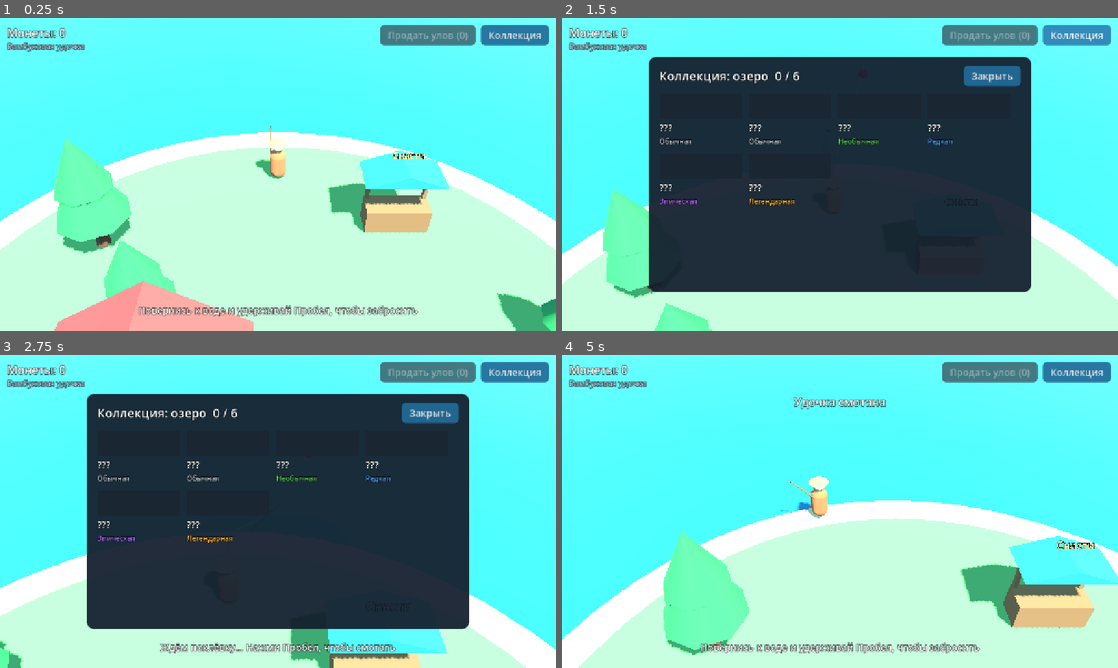
Above: before the commit, frames 1-4 (two rows, left to right).
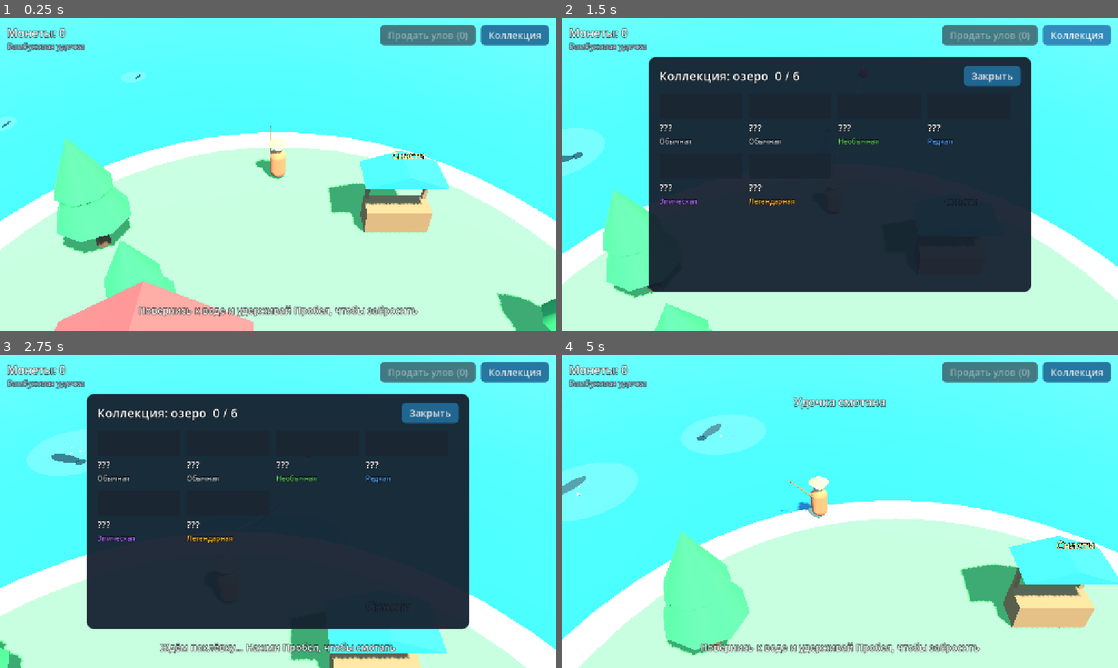
Above: after the commit, the same moments.

Repository: s-cryptor/fishing
Game: Godot game, scene res://scenes/main.tscn
Two runs of this game, one before a commit and one after it. Both use one fixed random seed, a clock stepped at 60 frames per second and the inputs below.
Inputs (mouse positions are in pixels of both pictures, inside the frame that each line leads up to):
- Up to frame 1 (0.25 s): no input
- Up to frame 2 (1.5 s): move the mouse to (962, 158) at 0.52 s; hold D (move_right) 0.53-1.25 s; hold Space (fish_action) 0.53-1.25 s; click (962, 158) at 0.67 s; click "Коллекция" at 1.25 s
- Up to frame 3 (2.75 s): move the mouse to (166, 527) at 2.02 s; hold S (move_back) from 2.03 s (still down); tap E (interact) at 2.1 s
- Up to frame 4 (5 s): move the mouse to (895, 442) at 2.77 s; release S (move_back) at 2.78 s; hold D (move_right) 2.78-3.53 s; hold C (toggle_collection) 2.78-3.53 s; move the mouse to (812, 574) at 3.52 s; hold W (move_forward) 3.53-4.28 s; tap Space (fish_action) at 3.6 s; click (812, 574) at 3.67 s; move the mouse to (1006, 558) at 4.27 s; hold A (move_left) from 4.28 s (still down); hold E (interact) from 4.28 s (still down)

The runs differ from the first frame. In frame 1, 0.2% of the frame differs, in the area x 0-27%, y 17-37%; in frame 2, 0.9%; in frame 3, 1.3%; in frame 4, 3.5%, in the area x 0-37%, y 18-54%.

Commit message:
Рыбные места: пузыри и тень рыбы, бонус к клёву и удаче
- FishingSpot: заброс в место вдвое ускоряет поклёвку и даёт +1 к удаче
- После улова или через 40–75 с место переезжает в другую точку озера
- Бонусы применяются к копии снастей — общий ресурс не меняется
- Тест: удача повышает долю редких рыб

Co-Authored-By: Claude Opus 5.5 <noreply@anthropic.com>

Diff:
--- /dev/null
+++ b/scenes/fishing_spot.tscn
@@ -0,0 +1,70 @@
+[gd_scene format=3]
+
+[ext_resource type="Script" path="res://scripts/world/fishing_spot.gd" id="1_spot"]
+
+[sub_resource type="StandardMaterial3D" id="ring_mat"]
+transparency = 1
+shading_mode = 0
+albedo_color = Color(0.85, 0.95, 1, 0.25)
+
+[sub_resource type="CylinderMesh" id="ring_mesh"]
+material = SubResource("ring_mat")
+top_radius = 2.5
+bottom_radius = 2.5
+height = 0.01
+radial_segments = 32
+
+[sub_resource type="StandardMaterial3D" id="shadow_mat"]
+transparency = 1
+shading_mode = 0
+albedo_color = Color(0.03, 0.12, 0.2, 0.55)
+
+[sub_resource type="SphereMesh" id="shadow_mesh"]
+material = SubResource("shadow_mat")
+radius = 0.5
+height = 0.04
+
+[sub_resource type="StandardMaterial3D" id="bubble_mat"]
+albedo_color = Color(0.95, 0.98, 1, 1)
+roughness = 0.1
+
+[sub_resource type="SphereMesh" id="bubble_mesh"]
+material = SubResource("bubble_mat")
+radius = 0.09
+height = 0.18
+radial_segments = 8
+rings = 4
+
+[node name="FishingSpot" type="Node3D"]
+script = ExtResource("1_spot")
+
+[node name="Ring" type="MeshInstance3D" parent="."]
+mesh = SubResource("ring_mesh")
+
+[node name="Shadow" type="Node3D" parent="."]
+
+[node name="Body" type="MeshInstance3D" parent="Shadow"]
+transform = Transform3D(0.7, 0, 0, 0, 1, 0, 0, 0, 1.8, 0, 0.01, 0)
+mesh = SubResource("shadow_mesh")
+
+[node name="Tail" type="MeshInstance3D" parent="Shadow"]
+transform = Transform3D(0.6, 0, 0, 0, 1, 0, 0, 0, 0.5, 0, 0.01, -1.05)
+mesh = SubResource("shadow_mesh")
+
+[node name="Bubbles" type="Node3D" parent="."]
+
+[node name="Bubble1" type="MeshInstance3D" parent="Bubbles"]
+transform = Transform3D(1, 0, 0, 0, 1, 0, 0, 0, 1, 0.3, 0, 0.2)
+mesh = SubResource("bubble_mesh")
+
+[node name="Bubble2" type="MeshInstance3D" parent="Bubbles"]
+transform = Transform3D(1, 0, 0, 0, 1, 0, 0, 0, 1, -0.25, 0, -0.1)
+mesh = SubResource("bubble_mesh")
+
+[node name="Bubble3" type="MeshInstance3D" parent="Bubbles"]
+transform = Transform3D(1, 0, 0, 0, 1, 0, 0, 0, 1, 0.05, 0, -0.4)
+mesh = SubResource("bubble_mesh")
+
+[node name="Bubble4" type="MeshInstance3D" parent="Bubbles"]
+transform = Transform3D(1, 0, 0, 0, 1, 0, 0, 0, 1, -0.1, 0, 0.45)
+mesh = SubResource("bubble_mesh")
--- a/scenes/main.tscn
+++ b/scenes/main.tscn
@@ -9,6 +9,7 @@
 [ext_resource type="PackedScene" path="res://scenes/ui/hud.tscn" id="7_hud"]
 [ext_resource type="Script" path="res://scripts/fishing/fishing_controller.gd" id="8_controller"]
 [ext_resource type="PackedScene" path="res://scenes/shop_stall.tscn" id="9_stall"]
+[ext_resource type="PackedScene" path="res://scenes/fishing_spot.tscn" id="10_spot"]
 
 [sub_resource type="ProceduralSkyMaterial" id="sky_mat"]
 sky_top_color = Color(0.32, 0.58, 0.88, 1)
@@ -123,6 +124,10 @@
 
 [node name="Water" type="MeshInstance3D" parent="Lake"]
 mesh = SubResource("water_mesh")
+
+[node name="Spot1" parent="Lake" instance=ExtResource("10_spot")]
+
+[node name="Spot2" parent="Lake" instance=ExtResource("10_spot")]
 
 [node name="Island" type="StaticBody3D" parent="."]
 
--- a/scripts/fishing/fishing_controller.gd
+++ b/scripts/fishing/fishing_controller.gd
@@ -21,6 +21,8 @@
 var session: FishingSession
 
 var _charge_time := 0.0
+## Рыбное место, куда заброшен поплавок, если попали.
+var _spot: FishingSpot
 var _cast_dir := Vector3.FORWARD
 ## Точка на уровне воды под игроком в момент заброса — от неё считается дистанция.
 var _origin := Vector3.ZERO
@@ -74,6 +76,10 @@
 		_to_idle()
 		return
 
+	_spot = water.spot_at(landing)
+	if _spot:
+		gear = _spot.boost(gear)
+		hud.toast("Рыбное место! Клюнет быстрее")
 	session = FishingSession.create(GameState.catalog, water.habitat, gear, distance, randi())
 	if session == null:
 		hud.toast("Здесь не водится рыба")
@@ -136,6 +142,8 @@
 			var fish := session.fish
 			var weight := session.weight_kg
 			var is_new := GameState.register_catch(fish, weight)
+			if _spot:
+				_spot.deplete()
 			_end_session()
 			phase = Phase.RESULT
 			hud.set_hint("")
@@ -156,6 +164,7 @@
 
 func _end_session() -> void:
 	session = null
+	_spot = null
 	bobber.retract()
 	line.detach()
 	hud.hide_fight()
--- /dev/null
+++ b/scripts/world/fishing_spot.gd
@@ -0,0 +1,78 @@
+class_name FishingSpot
+extends Node3D
+## Рыбное место: пузыри и тень рыбы на воде. Заброс сюда ускоряет поклёвку
+## и повышает шанс редких рыб. Место «выдыхается» после улова или со временем
+## и переезжает в другую точку водоёма.
+
+@export var radius := 2.5
+@export var bite_time_mult := 0.5
+@export var luck_bonus := 1.0
+@export var min_lifetime := 40.0
+@export var max_lifetime := 75.0
+## Насколько далеко от берега может появиться место, м.
+@export var min_offshore := 2.0
+@export var max_offshore := 12.0
+
+var _water: FishingWater
+var _lifetime := 0.0
+var _time := 0.0
+var _relocating := false
+
+@onready var _shadow: Node3D = $Shadow
+@onready var _bubbles: Array[Node] = $Bubbles.get_children()
+
+
+func _ready() -> void:
+	add_to_group(&"fishing_spot")
+	_water = get_parent() as FishingWater
+	_relocate(false)
+
+
+func contains(point: Vector3) -> bool:
+	var offset := point - global_position
+	return Vector2(offset.x, offset.z).length() <= radius
+
+
+## Снасти с бонусами места. Исходный ресурс не меняем — он общий.
+func boost(gear: GearStats) -> GearStats:
+	var boosted := gear.duplicate() as GearStats
+	boosted.bite_time_mult *= bite_time_mult
+	boosted.luck += luck_bonus
+	return boosted
+
+
+## Рыбу отсюда вытащили — место переезжает.
+func deplete() -> void:
+	if not _relocating:
+		_relocate(true)
+
+
+func _process(delta: float) -> void:
+	_time += delta
+	_lifetime -= delta
+	if _lifetime <= 0.0 and not _relocating:
+		_relocate(true)
+	# Тень рыбы лениво кружит, пузыри поднимаются и появляются заново.
+	_shadow.position = Vector3(cos(_time * 0.7), 0.0, sin(_time * 0.7)) * radius * 0.35
+	_shadow.rotation.y = -_time * 0.7
+	for i in _bubbles.size():
+		var bubble := _bubbles[i] as Node3D
+		var phase := fmod(_time * 0.8 + i * 0.37, 1.0)
+		bubble.position.y = phase * 0.25
+		bubble.scale = Vector3.ONE * (1.0 - phase)
+
+
+func _relocate(animated: bool) -> void:
+	_relocating = true
+	if animated:
+		var tween := create_tween()
+		tween.tween_property(self, "scale", Vector3.ONE * 0.01, 0.6)
+		await tween.finished
+	_lifetime = randf_range(min_lifetime, max_lifetime)
+	var angle := randf() * TAU
+	var distance := _water.shore_radius + randf_range(min_offshore, max_offshore)
+	global_position = _water.global_position + Vector3(cos(angle) * distance, _water.water_level + 0.02, sin(angle) * distance)
+	scale = Vector3.ONE * 0.01
+	var appear := create_tween()
+	appear.tween_property(self, "scale", Vector3.ONE, 0.8)
+	_relocating = false
--- a/scripts/world/fishing_water.gd
+++ b/scripts/world/fishing_water.gd
@@ -12,3 +12,12 @@
 func is_water(point: Vector3) -> bool:
 	var offset := point - global_position
 	return Vector2(offset.x, offset.z).length() > shore_radius
+
+
+## Рыбное место, в которое попала точка, или null.
+func spot_at(point: Vector3) -> FishingSpot:
+	for child in get_children():
+		var spot := child as FishingSpot
+		if spot and spot.contains(point):
+			return spot
+	return null
--- a/tests/test_fishing_session.gd
+++ b/tests/test_fishing_session.gd
@@ -19,6 +19,7 @@
 	test_missed_bite()
 	test_idle_lets_fish_escape()
 	test_always_reeling_snaps_strong_fish()
+	test_luck_brings_rare_fish()
 	test_balance_curve()
 	print("\n%s" % ("ВСЕ ТЕСТЫ ПРОЙДЕНЫ" if _failures == 0 else "ПРОВАЛОВ: %d" % _failures))
 	quit(1 if _failures > 0 else 0)
@@ -54,6 +55,23 @@
 		if s.state == FishingSession.State.SNAPPED:
 			snapped += 1
 	_check(snapped > RUNS * 0.9, "сом рвёт леску, если тупо мотать (%d%%)" % (snapped * 100 / RUNS))
+
+
+func test_luck_brings_rare_fish() -> void:
+	var lucky := GEAR.duplicate() as GearStats
+	lucky.luck += 1.0
+	var plain_rare := _rare_share(GEAR)
+	var lucky_rare := _rare_share(lucky)
+	_check(lucky_rare > plain_rare * 1.5, "удача повышает долю редких: %.1f%% → %.1f%%" % [
+		plain_rare * 100.0, lucky_rare * 100.0])
+
+
+func _rare_share(gear: GearStats) -> float:
+	var rare := 0
+	for i in 2000:
+		if FishingSession.create(CATALOG, &"lake", gear, 10.0, i).fish.rarity >= FishData.Rarity.RARE:
+			rare += 1
+	return rare / 2000.0
 
 
 ## Кривая сложности для «человека» (реакция ~0.25 с): обычные рыбы ловятся
Not shown, added: scripts/world/fishing_spot.gd.uid
